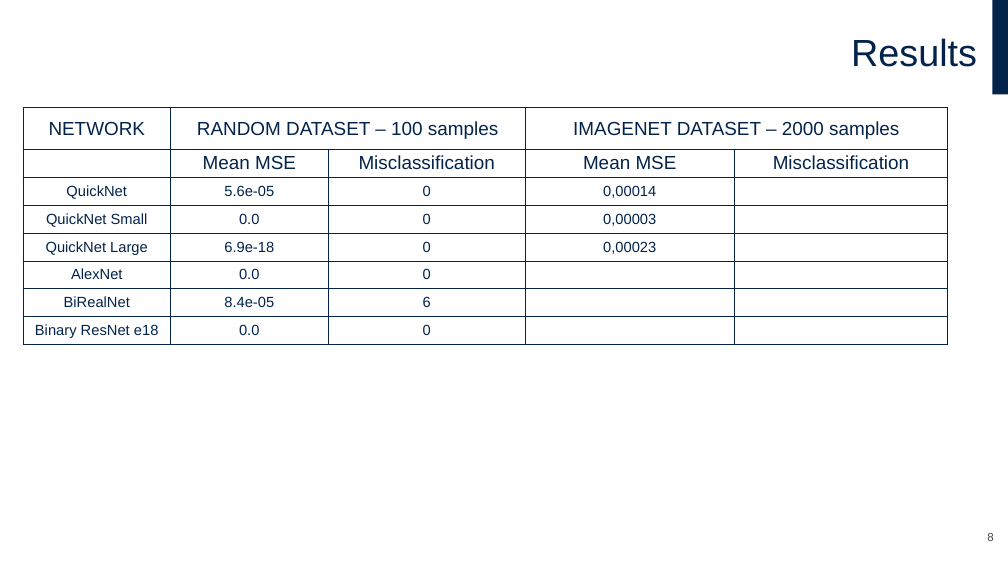
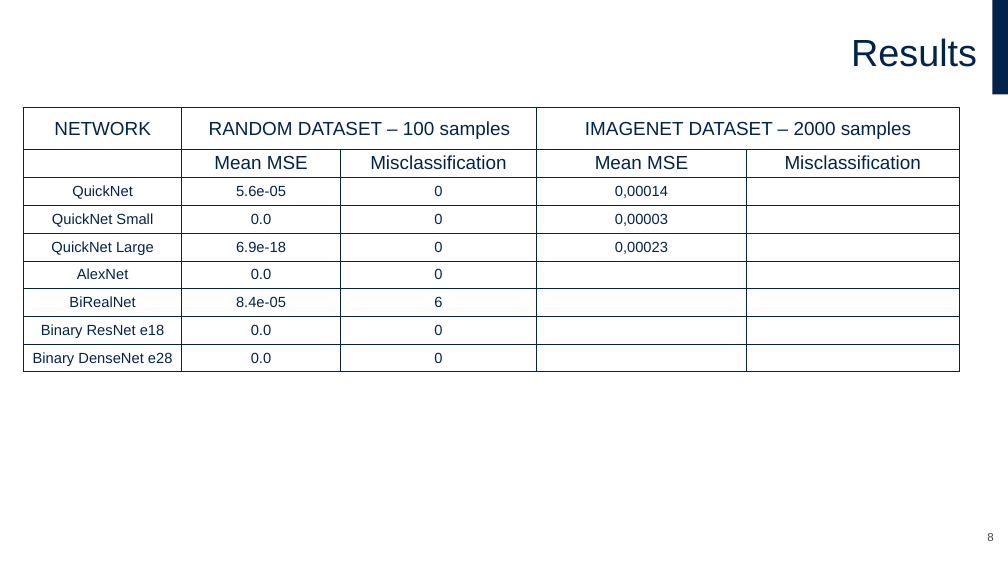
Before and after one commit to FrancescoLoro/qkeras_vs_larq_zoo_tester, a slide deck: slide 8 of zoo_qkeras_vs_larq.pptx. Drawn at 1008x567 pixels with LibreOffice and Linux fonts; fonts in the diff are those of the drawing; background and template pictures are left out. Boxes give left, top, right and bottom in pixels: in the first picture for what was removed or moved away, otherwise in the second. Text is boxed around its words. In the diff, an @@ line names an element or a change of style, - is before the commit and + after.

Commit message:
added DenseNet E28

```diff
--- a/zoo_qkeras_vs_larq.pptx
+++ b/zoo_qkeras_vs_larq.pptx
@@ table at <box>23,108,960,374</box> @@
+row 9: Binary DenseNet e28 | 0.0 | 0 |  | 
@@ table: place and size @@
-table at <box>23,108,948,346</box>
+table at <box>23,108,960,374</box>
```
Also in this commit, not shown: 1 other slide changed, 1 other file.
